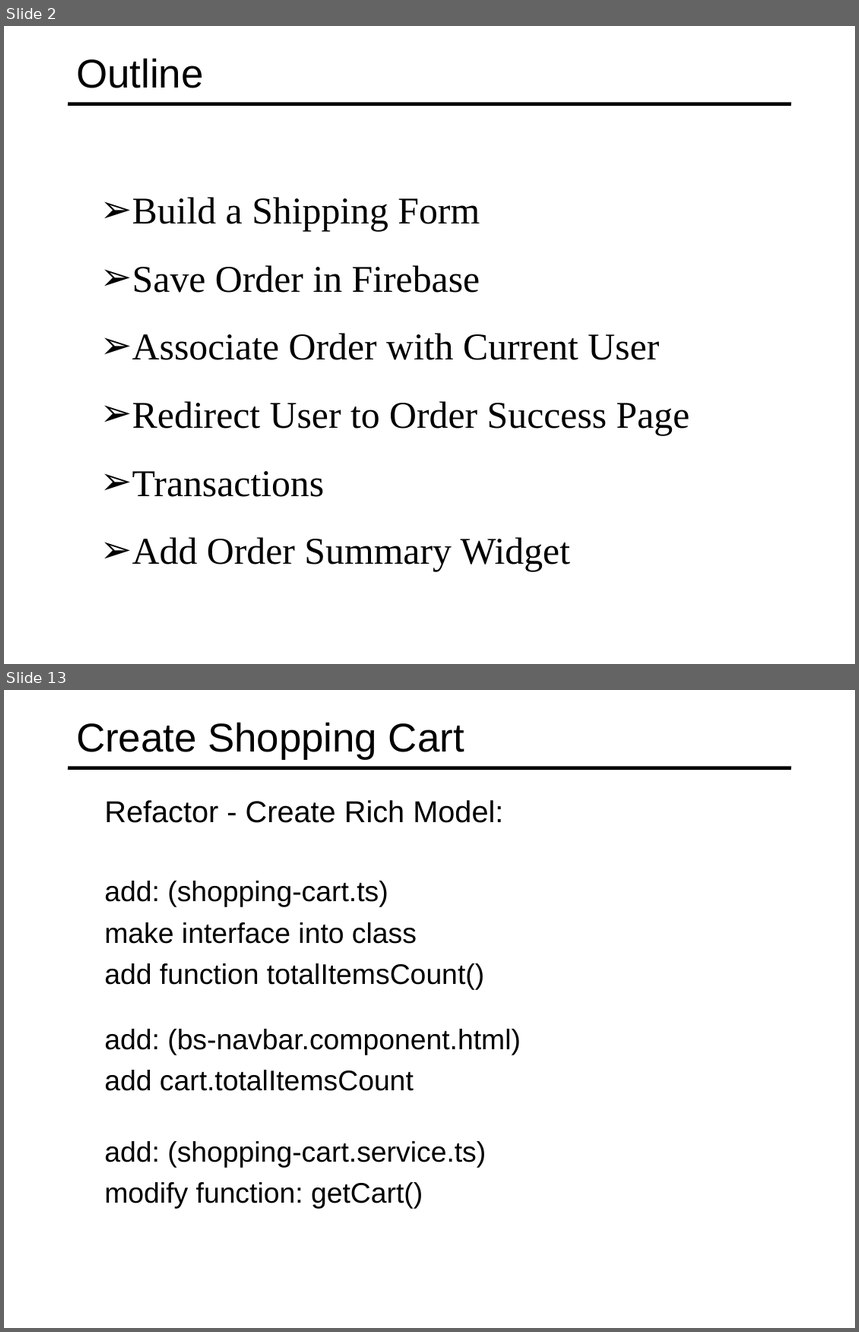
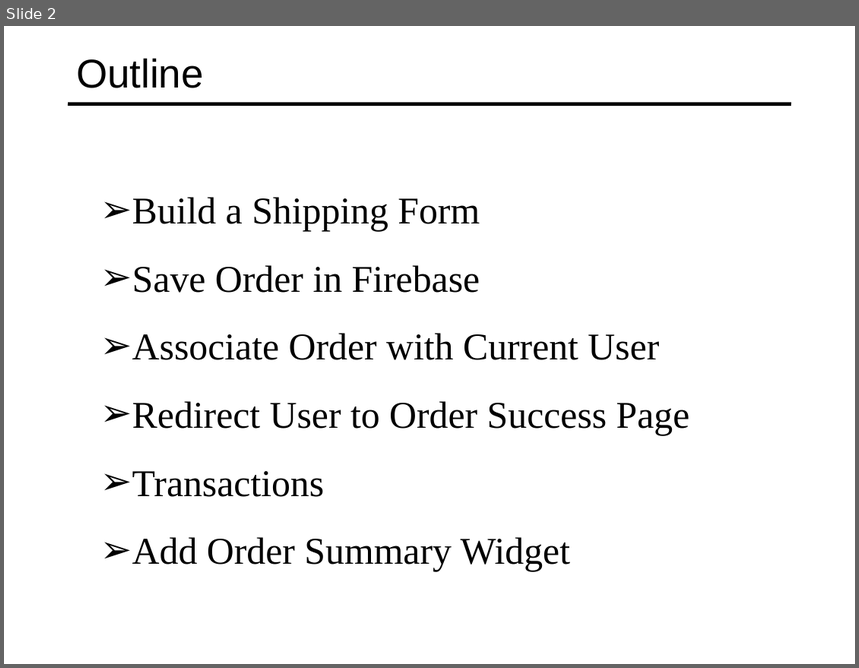
Before and after one commit to specter01wj/Jago_Link_Training, a slide deck: Angular/Angular7/Angular Advanced Course/Project/22.Project_Check Out Module/L6_Project_Check Out Module.ppt. Shown one above the other, each under a label of ours: slides 2 and 13 before the commit, slide 2 after it; the slides between them are not shown. The pictures are 859x1332 and 859x668 pixels, drawn with LibreOffice and Linux fonts; fonts in the diff are those of the drawing. Boxes give left, top, right and bottom in pixels: in the first picture for what was removed or moved away, otherwise in the second. Text is boxed around its words. In the diff, an @@ line names an element or a change of style, - is before the commit and + after.

```diff
--- a/Angular/Angular7/Angular Advanced Course/Project/22.Project_Check Out Module/L6_Project_Check Out Module.ppt
+++ b/Angular/Angular7/Angular Advanced Course/Project/22.Project_Check Out Module/L6_Project_Check Out Module.ppt
@@ slide 13 removed at (x1=4, y1=690, x2=855, y2=1328), background #FFFFFF; not listed: 1 template element that a slide beside it also shows @@
@@ title removed at (x1=76, y1=722, x2=465, y2=760) @@
-Create Shopping Cart
@@ text removed at (x1=104, y1=800, x2=503, y2=823) @@
-  Refactor - Create Rich Model:
@@ text removed at (x1=104, y1=881, x2=484, y2=989) @@
-  add: (shopping-cart.ts)
-  make interface into class
-  add function totalItemsCount()
@@ text removed at (x1=104, y1=1029, x2=521, y2=1091) @@
-  add: (bs-navbar.component.html)
-  add cart.totalItemsCount
@@ text removed at (x1=104, y1=1141, x2=486, y2=1209) @@
-  add: (shopping-cart.service.ts)
-  modify function: getCart()
```
Also in this commit, not shown: 1 slide changed, 21 other slides removed, 1 other file.
